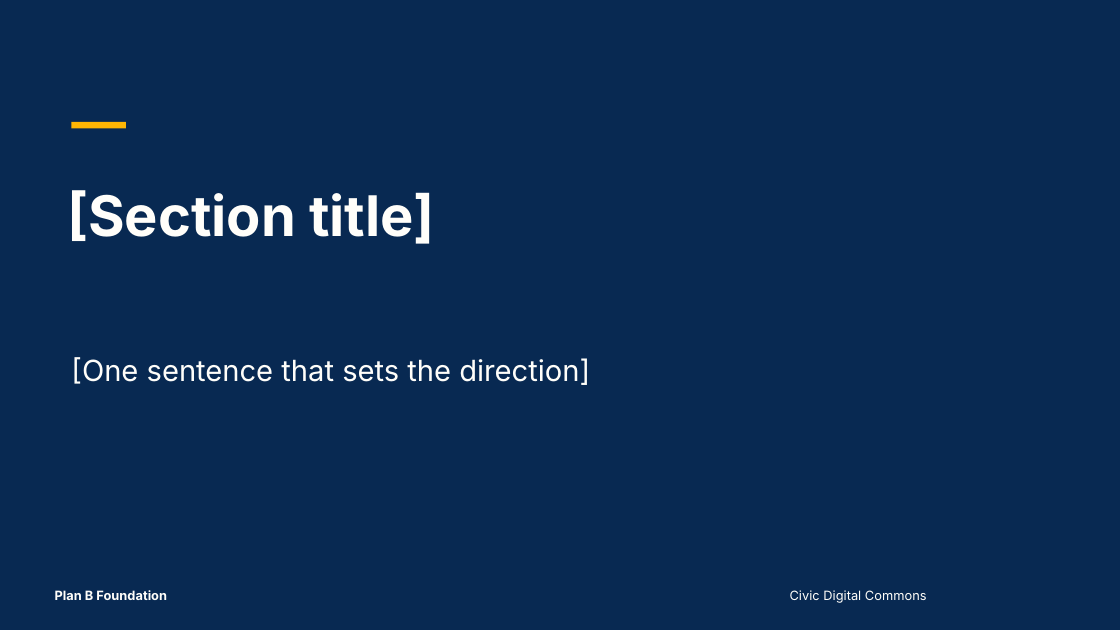
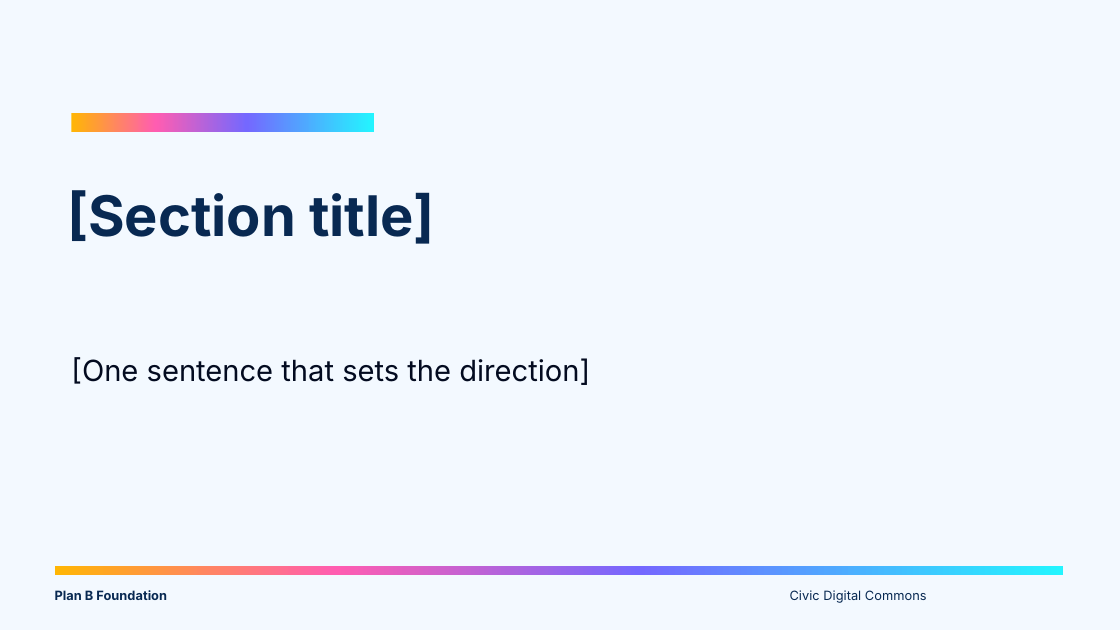
Before and after one commit to LuganoPlanB/branding, a slide deck: slide 2 of slides/planb-starter.pptx. Drawn at 1120x630 pixels with LibreOffice and Linux fonts; fonts in the diff are those of the drawing. Boxes give left, top, right and bottom in pixels: in the first picture for what was removed or moved away, otherwise in the second. Text is boxed around its words. In the diff, an @@ line names an element or a change of style, - is before the commit and + after.

```diff
--- a/slides/planb-starter.pptx
+++ b/slides/planb-starter.pptx
@@ background #082952 to #F3F9FF @@
@@ rectangle added at box(71, 113, 374, 132), fill gradient #FFB604 to #FF5DB1 to #7468FF to #23F5FF @@
@@ rectangle removed at box(71, 122, 126, 129) @@
@@ text colour #FFFEFA to #082952 in 3 elements at box(55, 590, 167, 605), box(790, 590, 927, 603), box(67, 190, 434, 244) @@
@@ text "[One sentence that sets the ..." at box(71, 357, 590, 385): text colour #FFFEFA to #030B20 @@
@@ rectangle added at box(55, 566, 1063, 575), fill gradient #FFB604 to #FF5DB1 to #7468FF to #23F5FF @@
```
Also in this commit, not shown: 9 other slides changed, 8 other files.
